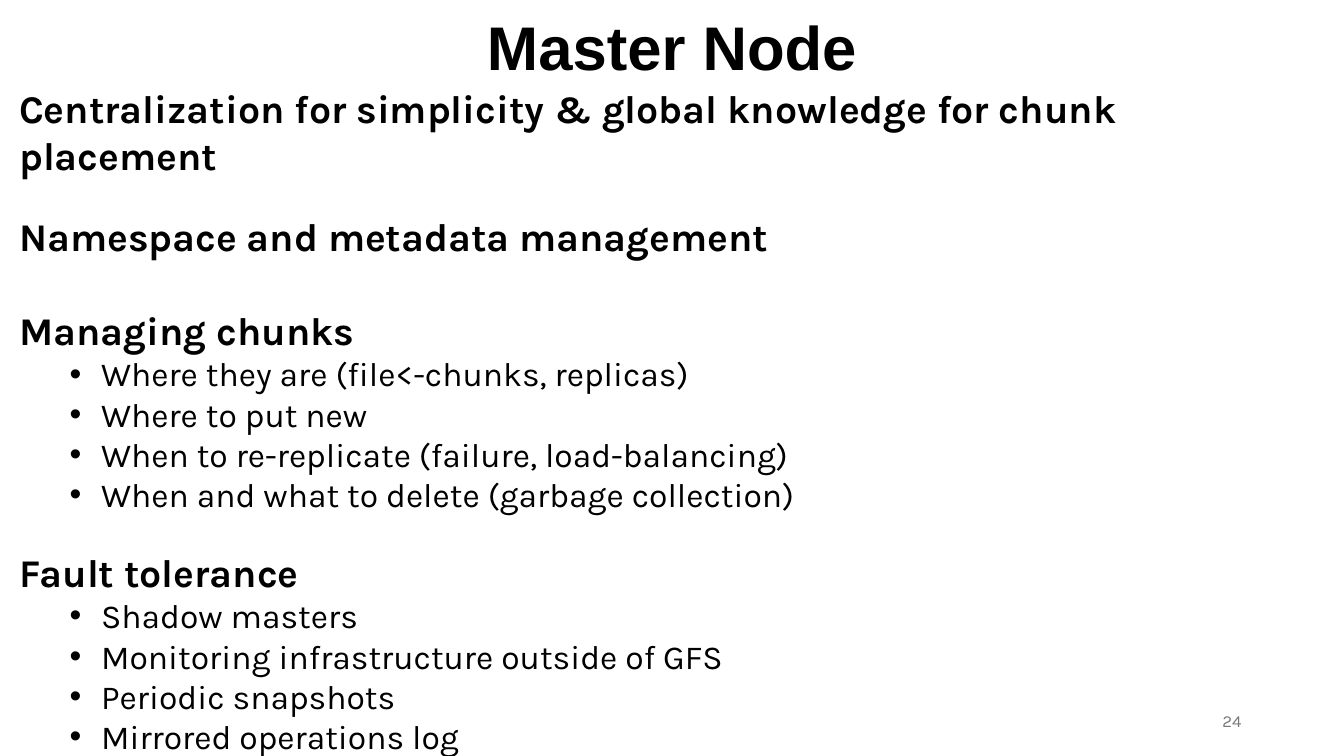
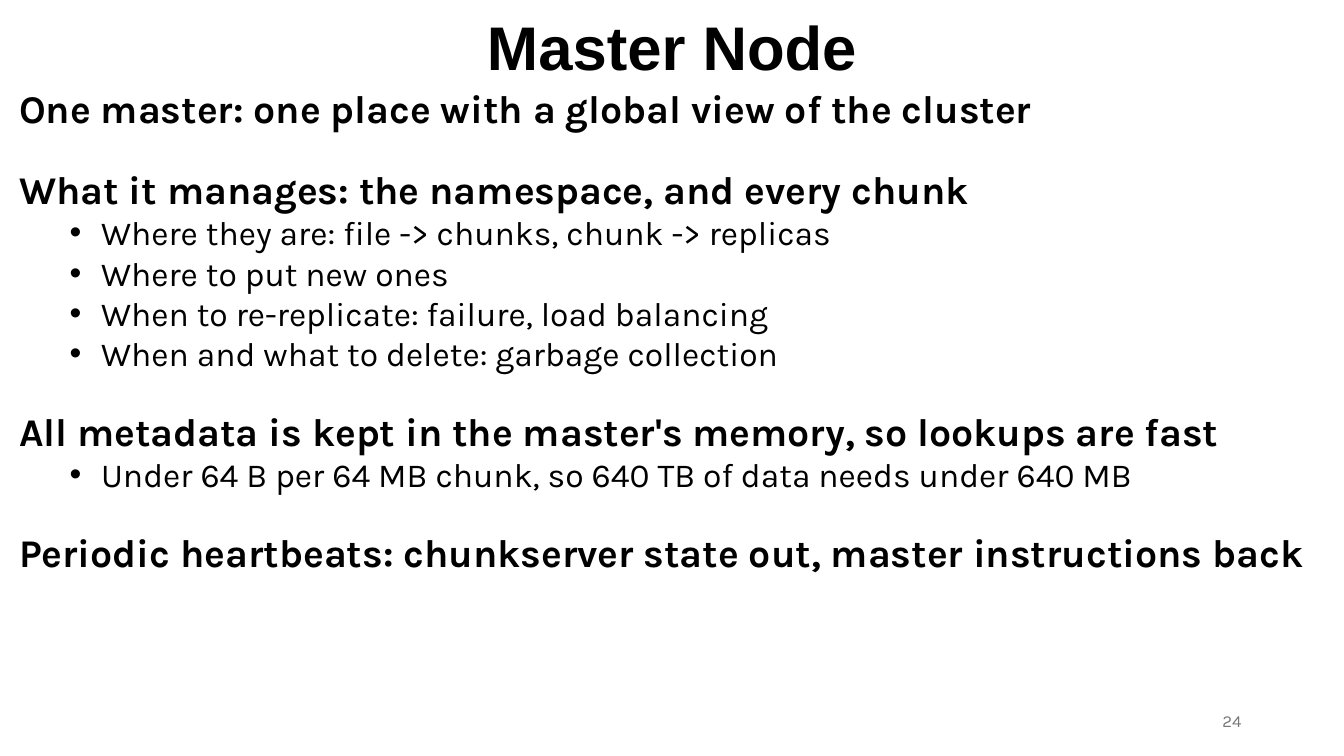
Before and after one commit to ec528/ec528.github.io, a slide deck: slide 24 of slides/fall26/4-gfs.pptx. Drawn at 1344x756 pixels with LibreOffice and Linux fonts; fonts in the diff are those of the drawing. Boxes give left, top, right and bottom in pixels: in the first picture for what was removed or moved away, otherwise in the second. Text is boxed around its words. In the diff, an @@ line names an element or a change of style, - is before the commit and + after.

```diff
--- a/slides/fall26/4-gfs.pptx
+++ b/slides/fall26/4-gfs.pptx
@@ text at (19, 95, 1303, 573): text changed; size 24 to 28 pt; bold on @@
-Centralization for simplicity & global knowledge for chunk placement
-Namespace and metadata management
-Managing chunks
-  • Where they are (file<-chunks, replicas)
-  • Where to put new
-  • When to re-replicate (failure, load-balancing)
-  • When and what to delete (garbage collection)
-Fault tolerance
-  • Shadow masters
-  • Monitoring infrastructure outside of GFS
-  • Periodic snapshots
-  • Mirrored operations log
+One master: one place with a global view of the cluster
+What it manages: the namespace, and every chunk
+  • Where they are: file -> chunks, chunk -> replicas
+  • Where to put new ones
+  • When to re-replicate: failure, load balancing
+  • When and what to delete: garbage collection
+All metadata is kept in the master's memory, so lookups are fast
+  • Under 64 B per 64 MB chunk, so 640 TB of data needs under 640 MB
+Periodic heartbeats: chunkserver state out, master instructions back
```
Also in this commit, not shown: 2 other slides changed, 1 slide removed.
